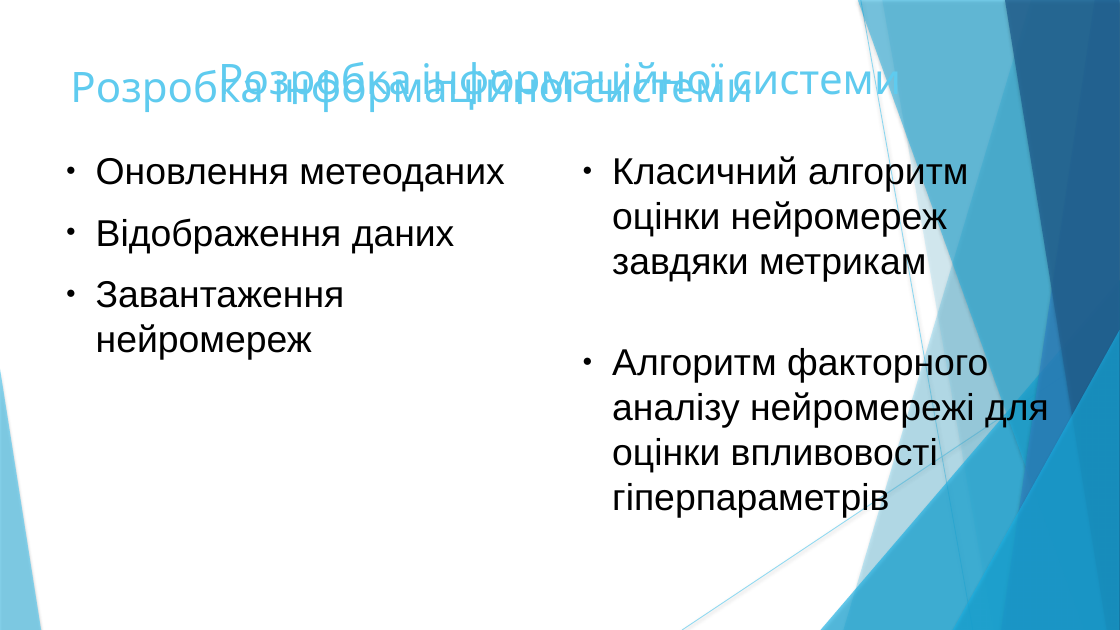
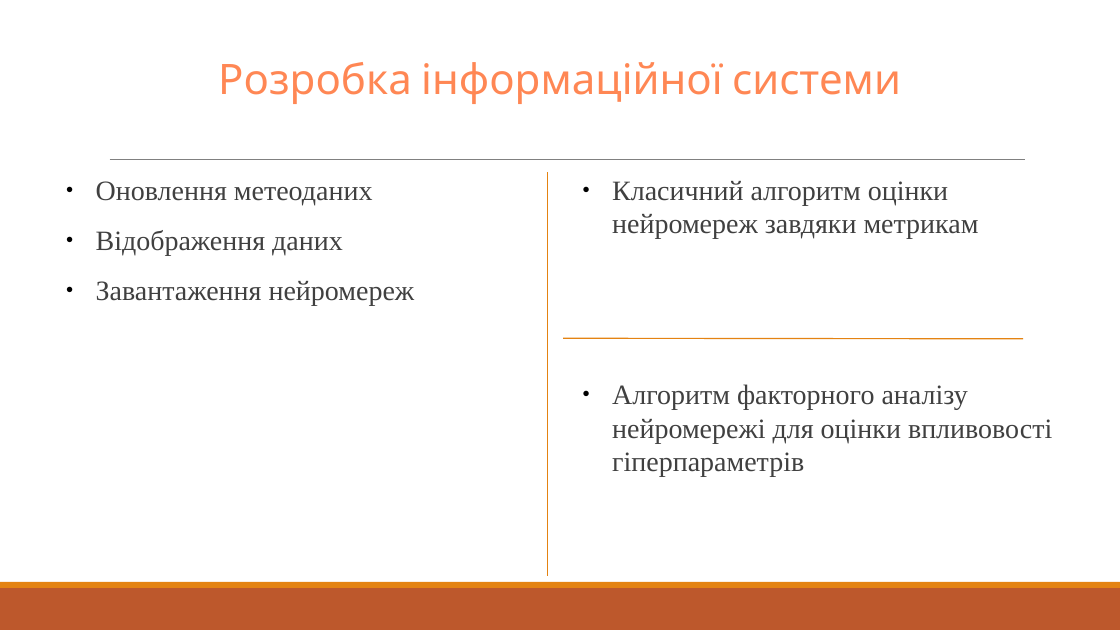
Before and after one commit to CodeMonsterPedro/Docs, a slide deck: slide 3 of demo.pptx. Drawn at 1120x630 pixels with LibreOffice and Linux fonts; fonts in the diff are those of the drawing. Boxes give left, top, right and bottom in pixels: in the first picture for what was removed or moved away, otherwise in the second. Text is boxed around its words. In the diff, an @@ line names an element or a change of style, - is before the commit and + after.

```diff
--- a/demo.pptx
+++ b/demo.pptx
@@ title "Розробка інформаційної системи" at <box>218,62,901,104</box>: text colour #5FCBEF to #FF8754 @@
@@ text removed at <box>218,55,901,106</box> @@
-Розробка інформаційної системи
@@ text "Оновлення метеоданих": place and size @@
-text "Оновлення метеоданих" at <box>96,158,504,359</box>
+text "Оновлення метеоданих" at <box>96,181,415,306</box>
@@ line added from (110, 160) to (1026, 160), #808080 0.5 pt @@
@@ line added from (548, 172) to (548, 576), #E48312 1 pt @@
@@ text "Класичний алгоритм оцінки нейромереж завдяки ...": place and size @@
-text "Класичний алгоритм оцінки нейромереж завдяки ..." at <box>612,155,969,282</box>
+text "Класичний алгоритм оцінки нейромереж завдяки ..." at <box>612,181,979,239</box>
@@ line added from (1023, 339) to (563, 339), #E48312 1 pt @@
@@ group removed at <box>0,0,1120,630</box>: 5 freeform shapes, 3 triangles, 2 lines @@
@@ size 32 to 24 pt, font Arial to Times New Roman, text colour #000000 to #404040; line spacing 1 to 0.9; more space between paragraphs in 3 elements at <box>96,181,415,306</box>, <box>612,181,979,239</box>, <box>612,384,1052,477</box> @@
@@ text "Алгоритм факторного аналізу нейромережі для ...": place and size @@
-text "Алгоритм факторного аналізу нейромережі для ..." at <box>612,346,1049,517</box>
+text "Алгоритм факторного аналізу нейромережі для ..." at <box>612,384,1052,477</box>
@@ rectangle added at <box>0,588,1120,630</box>, fill #BD582C @@
@@ rectangle added at <box>0,582,1120,588</box>, fill #E48312 @@
```
Also in this commit, not shown: 7 other slides changed, 3 slides added, 3 slides removed, 7 other files.
